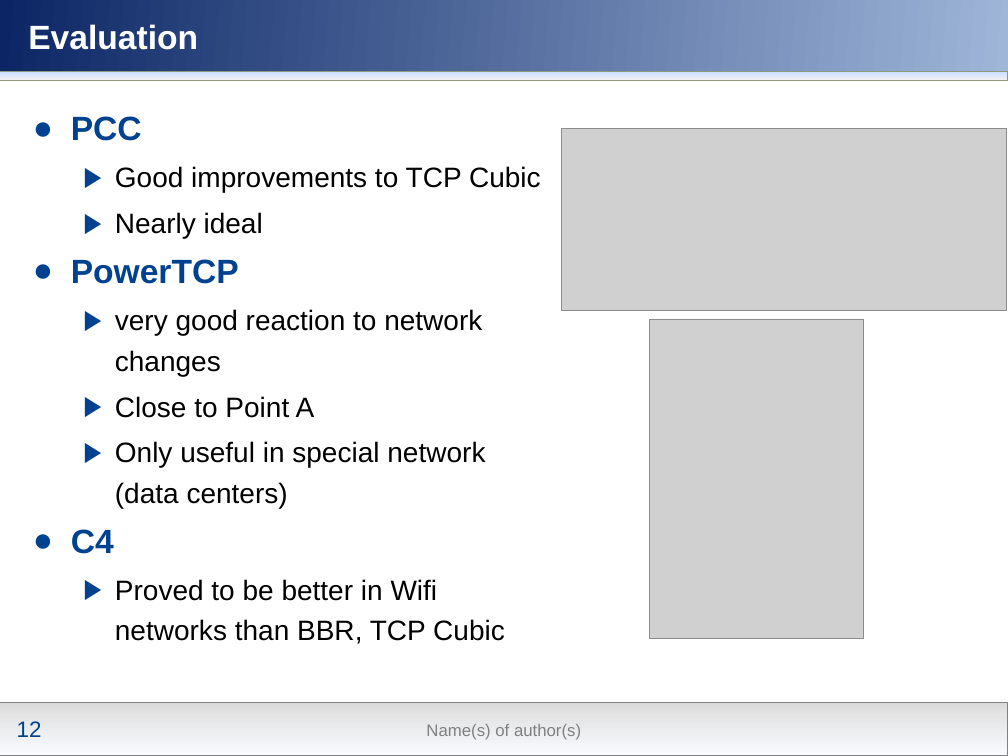
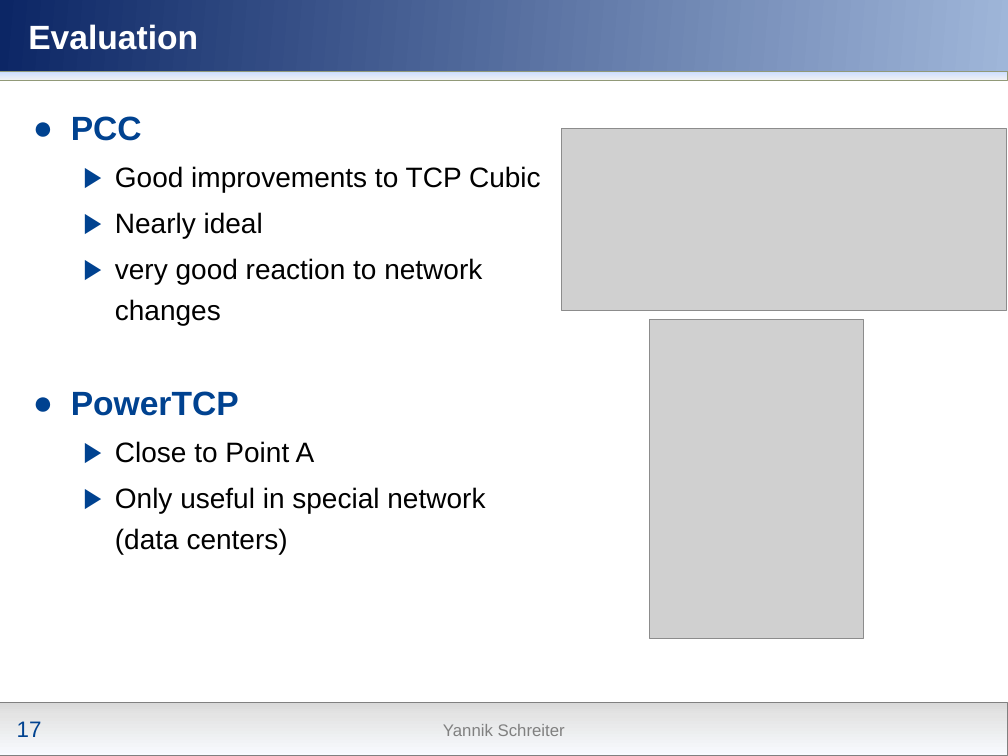
Before and after one commit to nochlachstdu/Seminararbeit, a slide deck: slide 17 of Modern_Congestion_Control.pptx (slide 12 before the commit). Drawn at 1008x756 pixels with LibreOffice and Linux fonts; fonts in the diff are those of the drawing; grey boxes stand for pictures; background and template pictures are left out. Boxes give left, top, right and bottom in pixels: in the first picture for what was removed or moved away, otherwise in the second. Text is boxed around its words. In the diff, an @@ line names an element or a change of style, - is before the commit and + after.

```diff
--- a/Modern_Congestion_Control.pptx
+++ b/Modern_Congestion_Control.pptx
@@ text at (115,258,482,325): paragraph added @@
+  ▶ very good reaction to network changes
@@ text at (115,309,482,376): paragraph removed @@
-  ▶ very good reaction to network changes
@@ text at (71,529,505,644): paragraphs removed @@
-● C4
-  ▶ Proved to be better in Wifi networks than BBR, TCP Cubic
@@ page number at (17,721,42,737): text changed @@
-12
+17
@@ text at (443,724,565,736): text changed @@
-Name(s) of author(s)
+Yannik Schreiter
```
Also in this commit, not shown: 15 other slides changed, 11 slides added.
